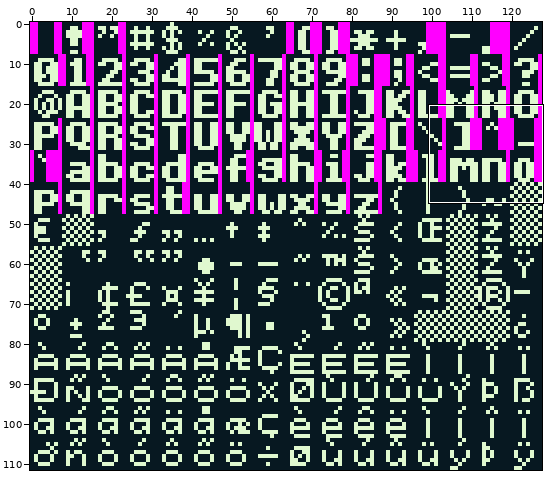
Sprite sheet -- assets/fonts/Determination VarWid.png. The first picture is a wide view before the edit; the outline marks the close-up.
Close-up. First the earlier version:
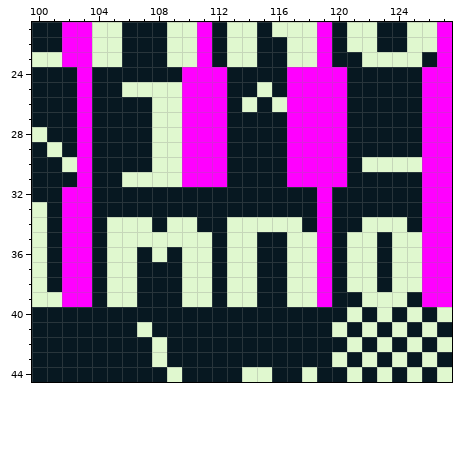
The file is 128x112 pixels. Shown: x 100..127, y 21..44.
The same view after the edit:
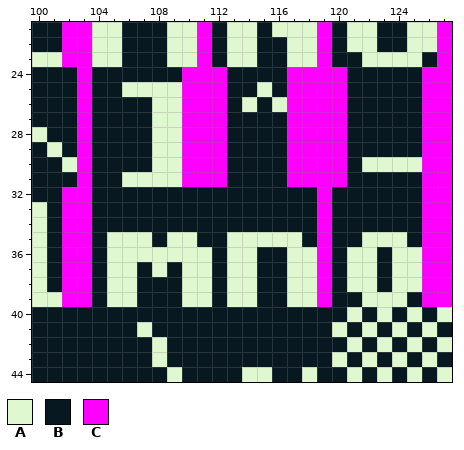
Palette (. is transparent): A #e0f8cf  B #071821  C #ff00ff
Diff:
The edit turns colour B into colour A in row 35 at x 115 to 116 and 123; in row 36 at x 107 and 109; in row 37 at x 108.
The edit turns colour A into colour B in row 34 at x 105 to 107, 109 to 110, 113 to 117 and 122 to 124; in row 35 at x 108, 111, 118, 121 and 125.
